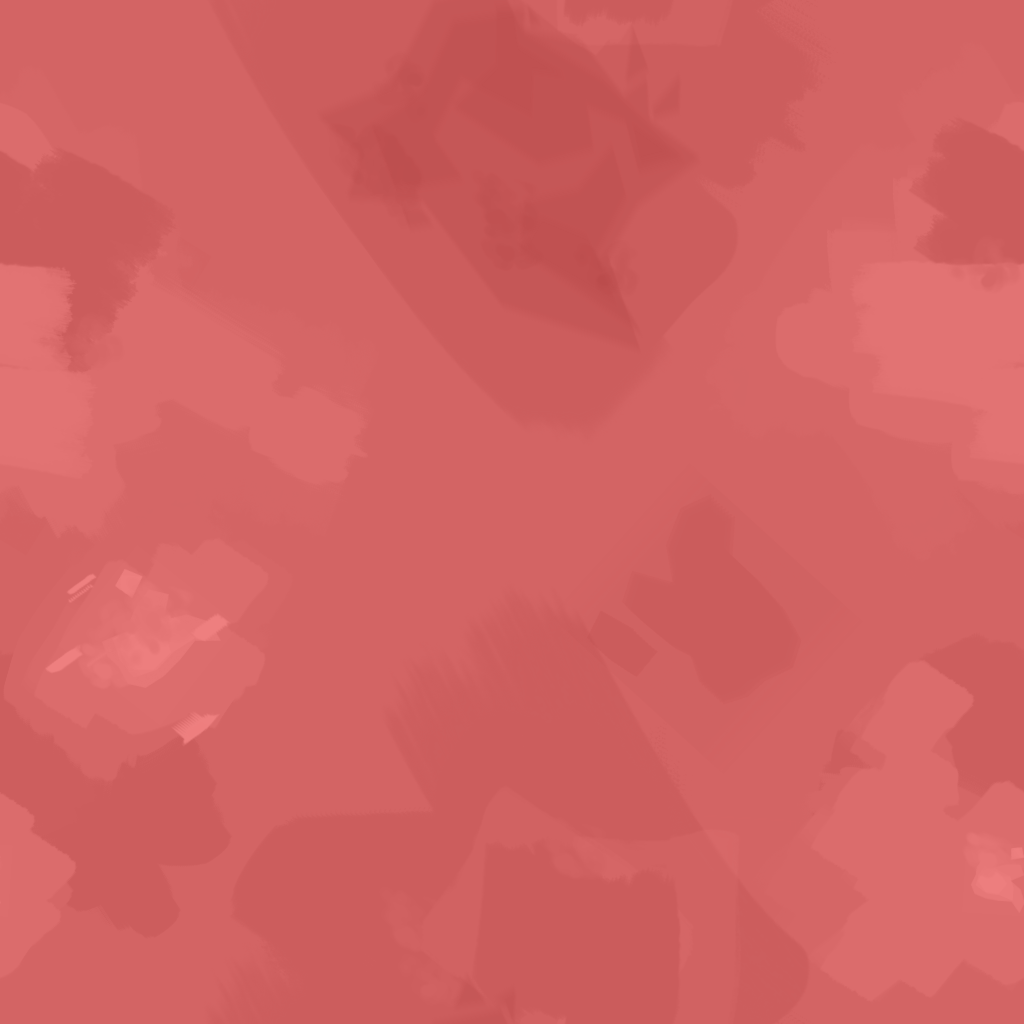
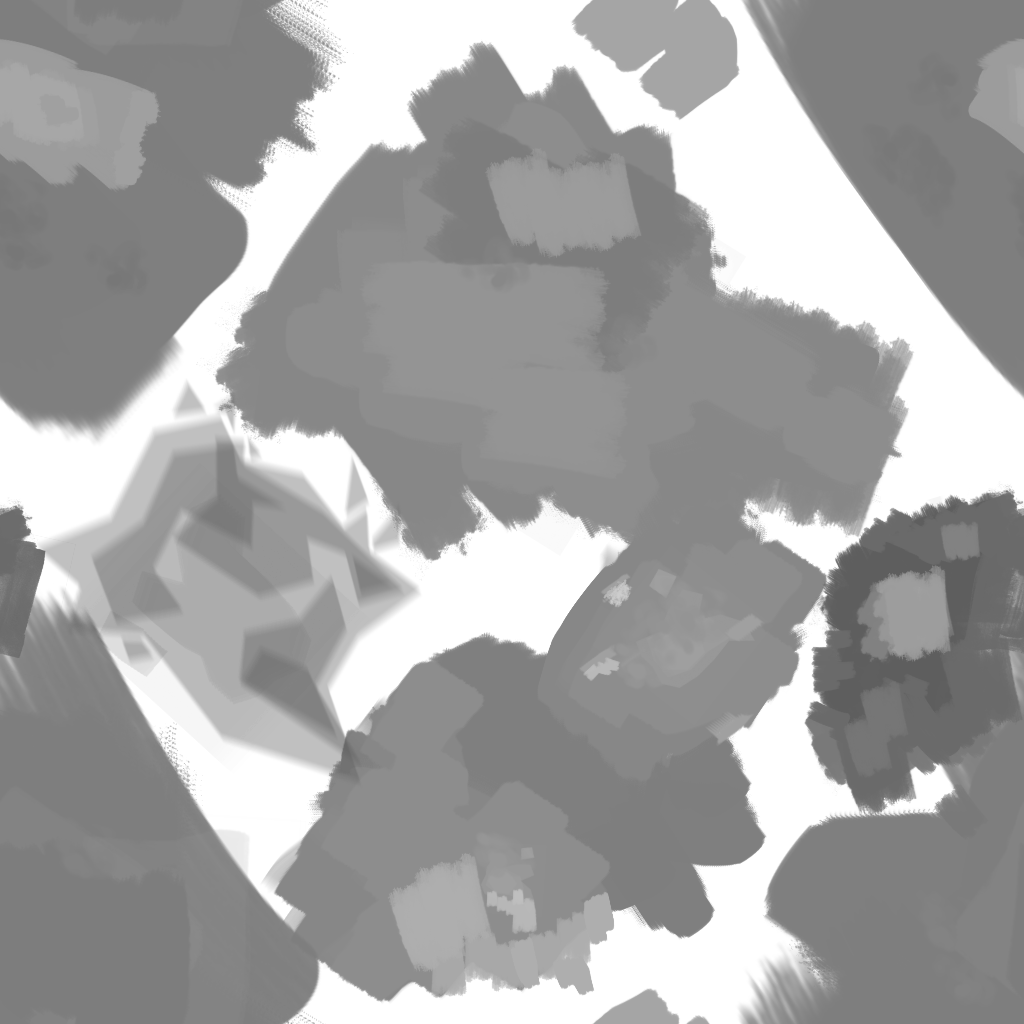
The second 1024 × 1024 image is a revision of the first. Changes to its layers:
"Paint Layer 2": opacity 48% → 100%, moved it above "Paint Layer 1 Merged", painted on it over [left=0, top=0, right=765, bottom=1024]
removed layer "Paint Layer 1" (was luminosity) over [left=0, top=0, right=1024, bottom=1024]
renamed "Copy of Paint Layer 1 Merged" to "Paint Layer 1 Merged", showed it, painted on it over [left=0, top=0, right=1024, bottom=1024]
hid "Background", painted on it over [left=0, top=0, right=1024, bottom=1024]
